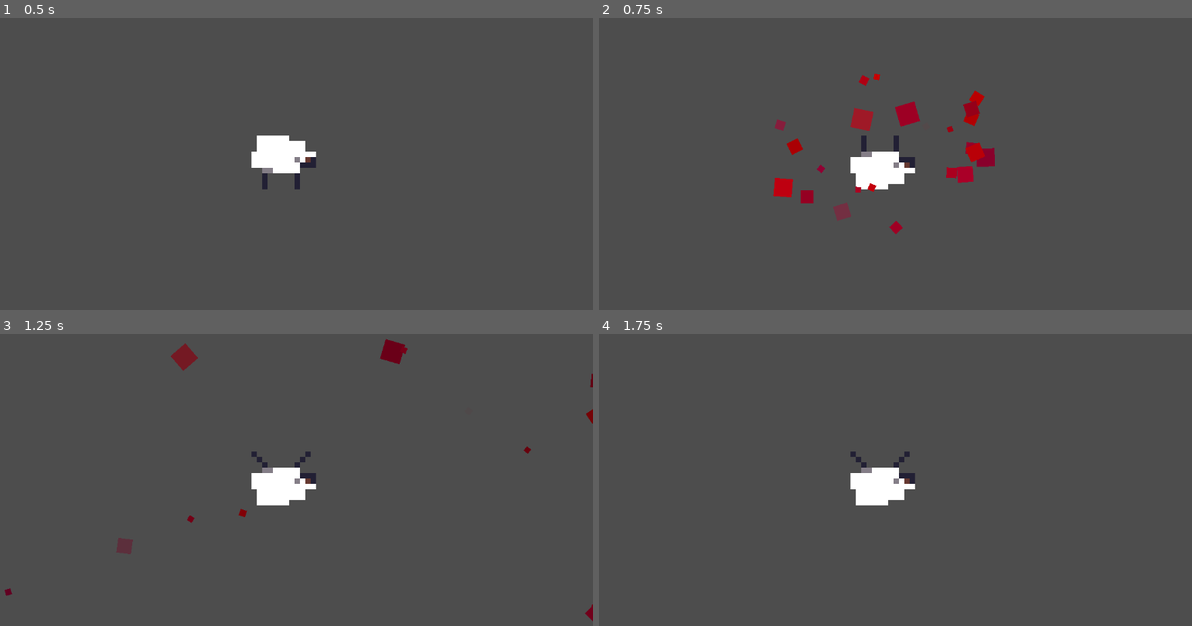
Above: before the commit, frames 1-4 (two rows, left to right).
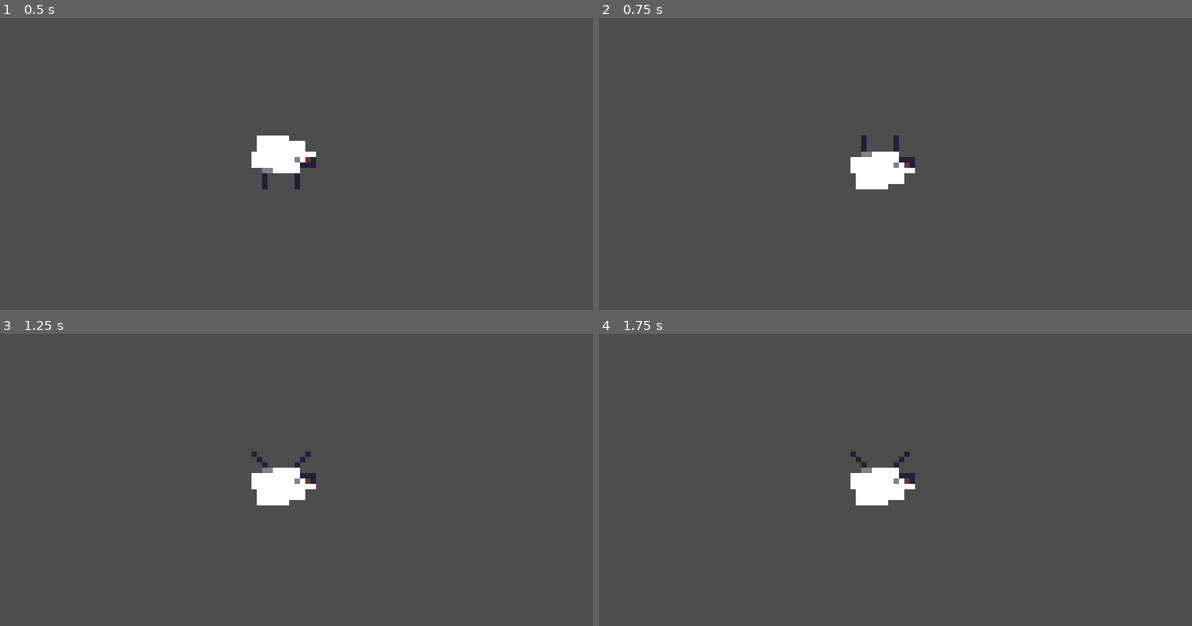
Above: after the commit, the same moments.

Repository: aeriab/giftjam_lebron
Game: Godot game, scene res://trash/shaptest.tscn
Two runs of this game, one before a commit and one after it. Both use one fixed random seed, a clock stepped at 60 frames per second and the inputs below. This scene is started directly instead of the project's main scene.
Inputs (mouse positions are in pixels of both pictures, inside the frame that each line leads up to):
- Up to frame 1 (0.5 s): no input
- Up to frame 2 (0.75 s): tap Enter at 0.5 s; move the mouse to (883, 161) at 0.52 s; press the mouse at (883, 161) at 0.53 s
- Up to frame 3 (1.25 s): no input
- Up to frame 4 (1.75 s): move the mouse to (1067, 529) at 1.27 s; release the mouse at (1067, 529) at 1.28 s; click (1067, 529) at 1.35 s

Frame 1 is identical in both runs. In frame 2, 2.0% of the frame differs, in the area x 29-67%, y 19-75%; in frame 3, 0.8%; in frame 4, nothing differs.

Commit message:
trashpush

Diff:
--- a/shap.tscn
+++ b/shap.tscn
@@ -186,6 +186,9 @@
 collision_mode = 1
 collision_friction = 0.0
 collision_bounce = 0.2
+sub_emitter_mode = 1
+sub_emitter_frequency = 4.0
+sub_emitter_keep_velocity = true
 
 [sub_resource type="OccluderPolygon2D" id="OccluderPolygon2D_6sc2g"]
 polygon = PackedVector2Array(-12, 7, 14, 7, 14, 10, -12, 10)
@@ -230,9 +233,11 @@
 amount = 24
 one_shot = true
 explosiveness = 0.93
+visibility_rect = Rect2(-1000, -1000, 2000, 2000)
 process_material = SubResource("ParticleProcessMaterial_ar0bk")
 
 [node name="LightOccluder2D" type="LightOccluder2D" parent="."]
+visible = false
 position = Vector2(-1, 0)
 occluder = SubResource("OccluderPolygon2D_6sc2g")
 
